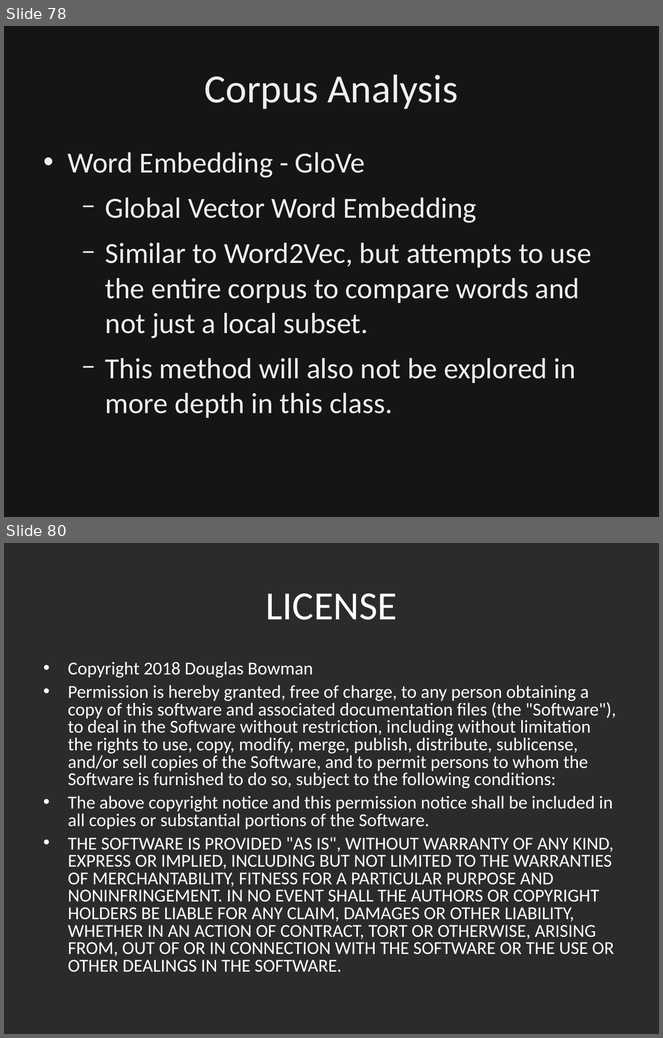
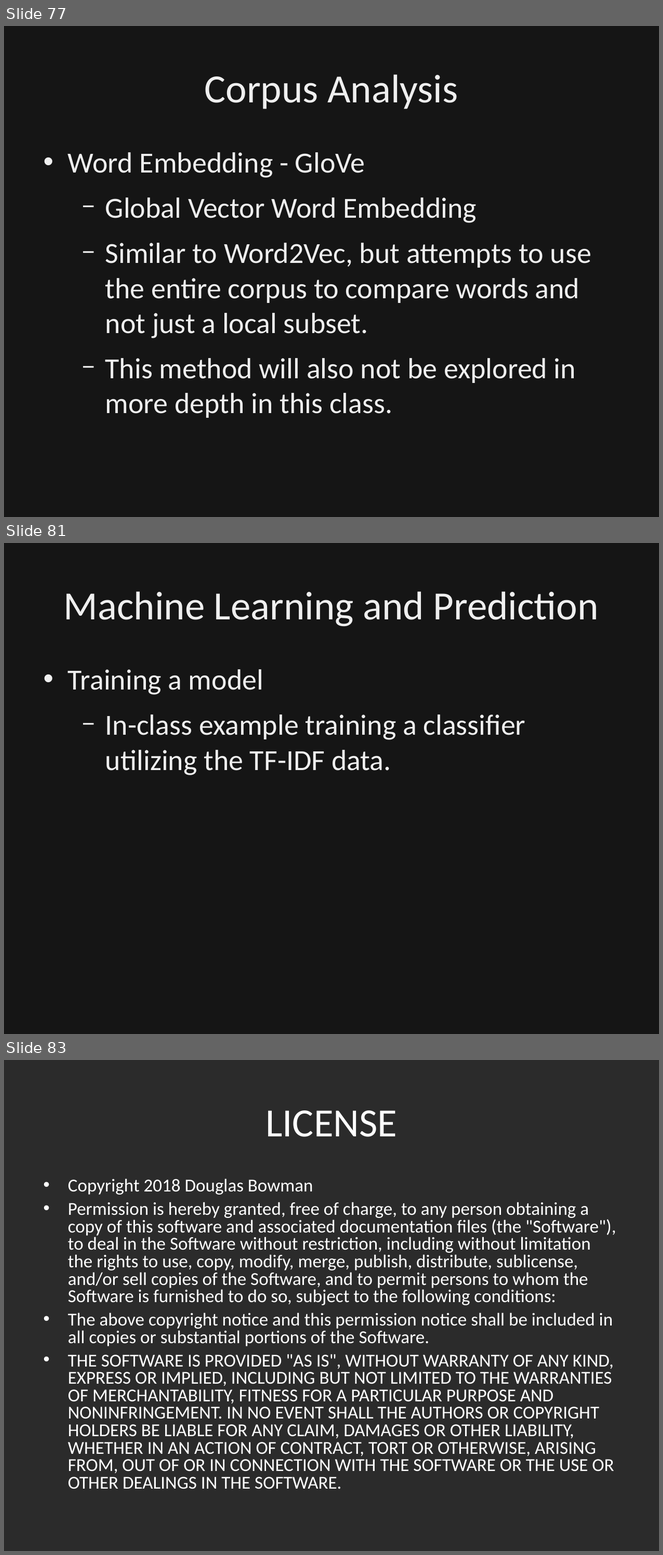
Before and after one commit to dbowmans46/PracticalProgramming, a slide deck: Session 7 - Python/Instructional Material/Session 7 - Python Brief Intro to NLP.odp. Shown one above the other, each under a label of ours: slides 78 and 80 before the commit, slides 77, 81 and 83 after it; the slides between them are not shown. The pictures are 663x1038 and 663x1555 pixels, drawn with LibreOffice and Linux fonts; fonts in the diff are those of the drawing; background and template pictures are left out; a plain dark background stands for a picture behind light text. Boxes give left, top, right and bottom in pixels: in the first picture for what was removed or moved away, otherwise in the second. Text is boxed around its words. In the diff, an @@ line names an element or a change of style, - is before the commit and + after.

Commit message:
Added slides and code to show how to utilize the TF-IDF data to train a machine learning model.

```diff
--- a/Session 7 - Python/Instructional Material/Session 7 - Python Brief Intro to NLP.odp
+++ b/Session 7 - Python/Instructional Material/Session 7 - Python Brief Intro to NLP.odp
@@ slide 81 added at (4, 543, 659, 1034), background picture (left out) @@
@@ rectangle added at (4, 543, 659, 1034), fill #000000 at 50% opacity, outline #000000 0 pt @@
@@ title added at (63, 591, 598, 627), 44 pt, text #EFEFEF @@
+Machine Learning and Prediction
@@ text added at (68, 669, 526, 775), 32 pt, text #EFEFEF @@
+• Training a model
+  − In-class example training a classifier utilizing the TF-IDF data.
@@ what was slide 78 is now slide 77 @@
@@ what was slide 80 is now slide 83 @@
```
Also in this commit, not shown: 4 other slides added, 2 slides removed, 1 other file.
